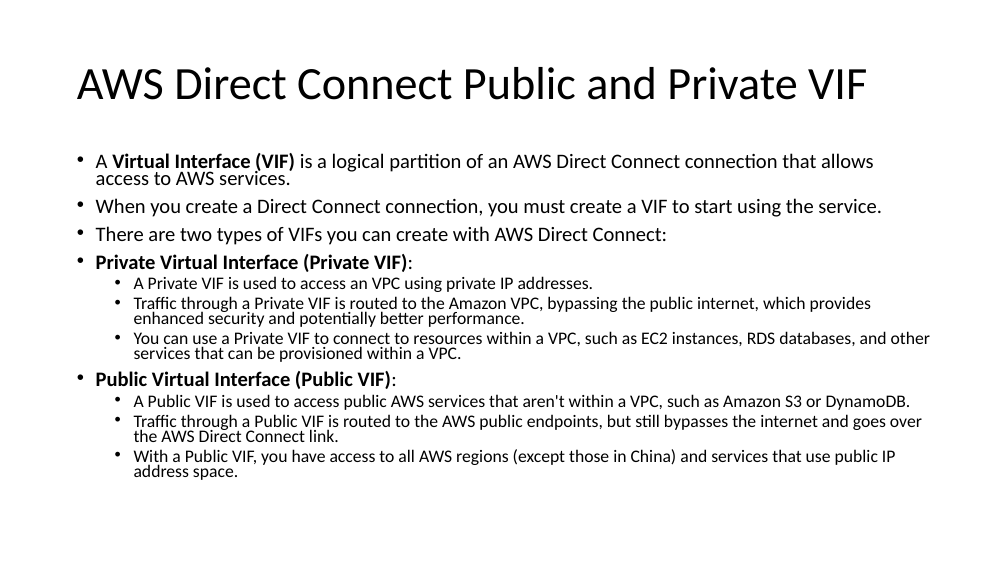
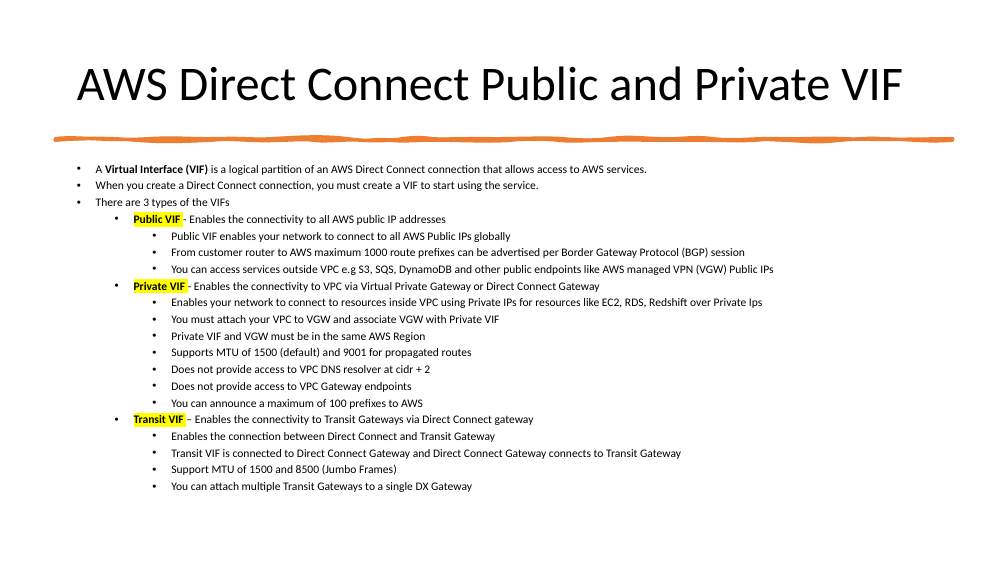
Before and after one commit to IlyaChakun/aws-iba-courses, a slide deck: slide 2 of lecture-materials/Network&ContentDelivery/vpc/direct-connect.pptx (slide 4 before the commit). Drawn at 1008x567 pixels with LibreOffice and Linux fonts; fonts in the diff are those of the drawing. Boxes give left, top, right and bottom in pixels: in the first picture for what was removed or moved away, otherwise in the second. Text is boxed around its words. In the diff, an @@ line names an element or a change of style, - is before the commit and + after.

```diff
--- a/lecture-materials/Network&ContentDelivery/vpc/direct-connect.pptx
+++ b/lecture-materials/Network&ContentDelivery/vpc/direct-connect.pptx
@@ title "AWS Direct Connect Public and ..." at [77,66,903,101]: size 44 to 46 pt @@
@@ freeform shape added at [55,138,953,140], fill #ED7D31, outline #ED7D31 3.25 pt @@
@@ text "A Virtual Interface (VIF) is ...": place and size @@
-text "A Virtual Interface (VIF) is ..." at [96,153,930,480]
+text "A Virtual Interface (VIF) is ..." at [96,164,773,492]
@@ text at [96,164,647,191]: size 19.6 to 11 pt in "A Virtual Interface (VIF) is a logical ...", "When you create a Direct Connect connection, ..."; line spacing 0.7 to 0.9; less space between paragraphs @@
@@ text at [96,198,773,492]: text changed; size 16.8 to 11 pt @@
-• There are two types of VIFs you can create with AWS Direct Connect:
-• Private Virtual Interface (Private VIF):
-  • A Private VIF is used to access an VPC using private IP addresses.
-  • Traffic through a Private VIF is routed to the Amazon VPC, bypassing the public internet, which provides enhanced security and potentially better performance.
-  • You can use a Private VIF to connect to resources within a VPC, such as EC2 instances, RDS databases, and other services that can be provisioned within a VPC.
-• Public Virtual Interface (Public VIF):
-  • A Public VIF is used to access public AWS services that aren't within a VPC, such as Amazon S3 or DynamoDB.
-  • Traffic through a Public VIF is routed to the AWS public endpoints, but still bypasses the internet and goes over the AWS Direct Connect link.
-  • With a Public VIF, you have access to all AWS regions (except those in China) and services that use public IP address space.
+• There are 3 types of the VIFs
+  • Public VIF - Enables the connectivity to all AWS public IP addresses
+    • Public VIF enables your network to connect to all AWS Public IPs globally
+    • From customer router to AWS maximum 1000 route prefixes can be advertised per Border Gateway Protocol (BGP) session
+    • You can access services outside VPC e.g S3, SQS, DynamoDB and other public endpoints like AWS managed VPN (VGW) Public IPs
+  • Private VIF - Enables the connectivity to VPC via Virtual Private Gateway or Direct Connect Gateway
+    • Enables your network to connect to resources inside VPC using Private IPs for resources like EC2, RDS, Redshift over Private Ips
+    • You must attach your VPC to VGW and associate VGW with Private VIF
+    • Private VIF and VGW must be in the same AWS Region
+    • Supports MTU of 1500 (default) and 9001 for propagated routes
+    • Does not provide access to VPC DNS resolver at cidr + 2
+    • Does not provide access to VPC Gateway endpoints
+    • You can announce a maximum of 100 prefixes to AWS
+  • Transit VIF – Enables the connectivity to Transit Gateways via Direct Connect gateway
+    • Enables the connection between Direct Connect and Transit Gateway
+    • Transit VIF is connected to Direct Connect Gateway and Direct Connect Gateway connects to Transit Gateway
+    • Support MTU of 1500 and 8500 (Jumbo Frames)
+    • You can attach multiple Transit Gateways to a single DX Gateway
```
Also in this commit, not shown: 4 other slides changed, 7 slides added, 3 slides removed, 9 other files.
